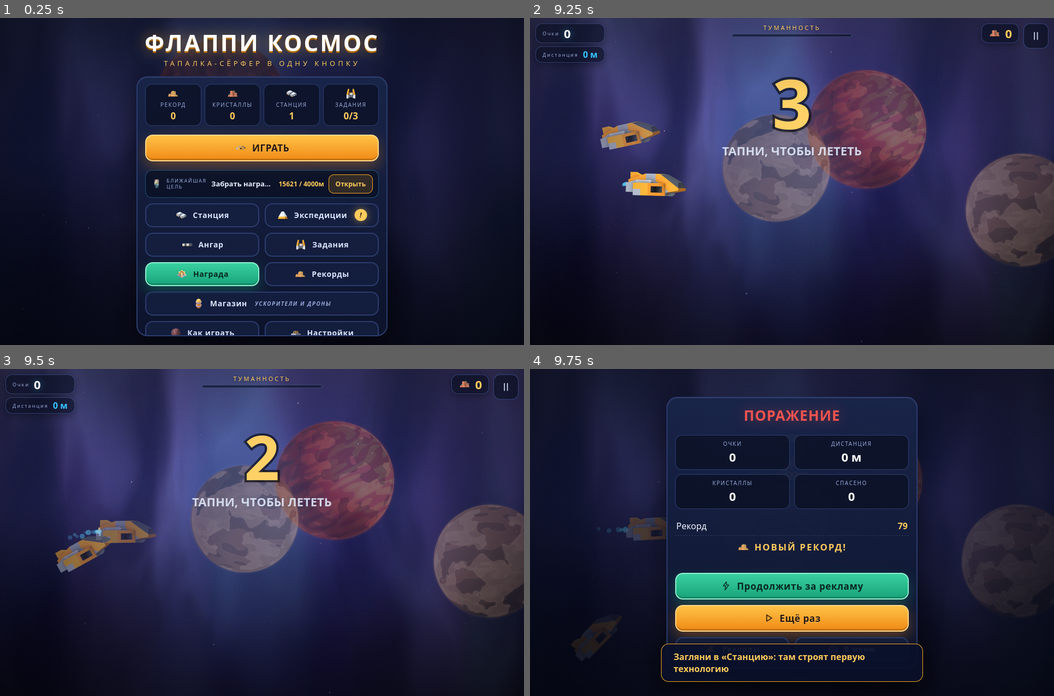
Above: before the commit, frames 1-4 (two rows, left to right).
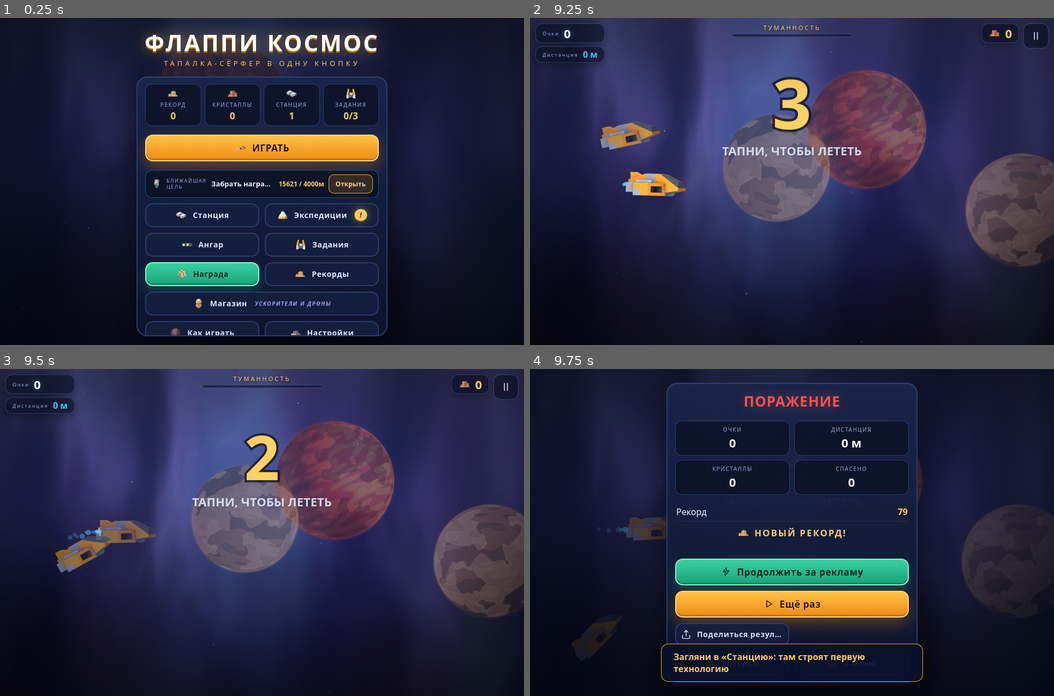
Above: after the commit, the same moments.

Repository: wizzleforgegames/flappy-space
Game: browser game, page index.html
Two runs of this game, one before a commit and one after it. Both use one fixed random seed, a clock stepped at 60 frames per second and the inputs below.
Inputs (mouse positions are in pixels of both pictures, inside the frame that each line leads up to):
- Up to frame 1 (0.25 s): no input
- Up to frame 2 (9.25 s): click "ИГРАТЬ" at 0.27 s; hold Down 1.03-1.3 s; click (792, 214) at 1.07 s; tap Space every 0.5 s from 1.1 to 9.1 s; hold Left 1.35-1.92 s; click (687, 148) at 1.67 s; hold Up 1.97-2.27 s; click (896, 132) at 2.27 s; hold Up 2.32-2.55 s; hold Left 2.6-3.03 s; click (870, 246) at 2.87 s; hold Down 3.08-3.42 s; click (661, 263) at 3.47 s; hold Down 3.47-3.73 s; hold Left 3.78-4.35 s; click (792, 116) at 4.07 s; hold Up 4.4-4.7 s; click (949, 197) at 4.67 s; hold Up 4.75-4.98 s; hold Left 5.03-5.47 s; click (634, 181) at 5.27 s; hold Down 5.52-5.85 s; click (739, 295) at 5.87 s; hold Down 5.9-6.17 s; hold Left 6.22-6.78 s; click (844, 67) at 6.47 s; hold Up 6.83-7.13 s; click (792, 214) at 7.07 s; hold Up 7.18-7.42 s; hold Left 7.47-7.9 s; click (687, 148) at 7.67 s; hold Down 7.95-8.28 s; click (896, 132) at 8.27 s; hold Down 8.33-8.6 s; hold Left 8.65-9.22 s; click (870, 246) at 8.87 s
- Up to frame 3 (9.5 s): hold Up from 9.27 s (still down); click (131, 614) at 9.47 s
- Up to frame 4 (9.75 s): release Up at 9.57 s; tap Space at 9.6 s; hold Up from 9.62 s (still down)

Frames 1-3 are identical in both runs. In frame 4, 16% of the frame differs, in the area x 26-74%, y 4-96%.

Commit message:
flappy: кнопка «Поделиться результатом» на экране поражения (Web Share + копирование ссылки)

Diff:
--- a/index.html
+++ b/index.html
@@ -32,7 +32,8 @@
 <body>
 <svg xmlns="http://www.w3.org/2000/svg" style="display:none" aria-hidden="true">
 <symbol id="g-pause" viewBox="0 0 24 24"><path d="M9 5v14M15 5v14"/></symbol>
-<symbol id="g-play" viewBox="0 0 24 24"><path d="M8 5l11 7-11 7z"/></symbol>
+<symbol id="g-share" viewBox="0 0 24 24" fill="none" stroke="currentColor" stroke-width="2" stroke-linecap="round"><path d="M12 3v11"/><path d="M8 7l4-4 4 4"/><path d="M4 14v5a2 2 0 002 2h12a2 2 0 002-2v-5"/></symbol>
+  <symbol id="g-play" viewBox="0 0 24 24"><path d="M8 5l11 7-11 7z"/></symbol>
 <symbol id="g-back" viewBox="0 0 24 24"><path d="M15 5l-7 7 7 7"/></symbol>
 <symbol id="g-home" viewBox="0 0 24 24"><path d="M4 11l8-7 8 7v8a1 1 0 0 1-1 1h-4v-6h-6v6H5a1 1 0 0 1-1-1z"/></symbol>
 <symbol id="g-gear" viewBox="0 0 24 24"><circle cx="12" cy="12" r="3.2"/><path d="M12 3v2.4M12 18.6V21M3 12h2.4M18.6 12H21M5.6 5.6l1.7 1.7M16.7 16.7l1.7 1.7M18.4 5.6l-1.7 1.7M7.3 16.7l-1.7 1.7"/></symbol>
@@ -255,6 +256,9 @@
       <button id="doubleBtn" class="btn btn-ghost"><img class="ico" src="assets/img/icons/ic_crystal.png" alt=""><span data-i18n="double">2× кристаллы за рекламу</span></button>
       <button id="retryBtn" class="btn btn-primary"><svg class="gl"><use href="#g-play"/></svg><span data-i18n="again">Ещё раз</span></button>
       <div class="btn-row">
+        <button id="shareBtn" class="btn btn-ghost"><svg class="gl"><use href="#g-share"/></svg><span data-i18n="sharebtn">Поделиться результатом</span></button>
+      </div>
+      <div class="btn-row">
         <button id="overLeaderboardBtn" class="btn btn-ghost"><img class="ico" src="assets/img/icons/ic_rank.png" alt=""><span data-i18n="leaderboard">Рекорды</span></button>
         <button id="menuBtn" class="btn btn-ghost"><svg class="gl"><use href="#g-home"/></svg><span data-i18n="menue">В меню</span></button>
       </div>
--- a/src/i18n.js
+++ b/src/i18n.js
@@ -9,7 +9,7 @@
    settings:"Настройки",back:"Назад",gotit:"Понятно",paused:"ПАУЗА",resume:"Продолжить",
    menue:"В меню",gameover:"ПОРАЖЕНИЕ",score:"Очки",dist:"Дистанция",crystals:"Кристаллы",
    rescued:"Спасено",again:"Ещё раз",newrecord:"НОВЫЙ РЕКОРД!",revive:"Продолжить за рекламу",
-   double:"2× кристаллы за рекламу",music:"Музыка",sfx:"Звуки",on:"вкл",off:"выкл",
+   double:"2× кристаллы за рекламу",sharebtn:"Поделиться результатом",sharemsg:"Мой рекорд во Флаппи Космосе",copied:"Ссылка скопирована",music:"Музыка",sfx:"Звуки",on:"вкл",off:"выкл",
    reset:"Сбросить прогресс",loading:"Загрузка…",claim:"Забрать",
    h1:"Тап / клик / пробел",h1b:"— тяга вверх, гравитация тянет вниз",
    h2:"Уворачивайся от метеоритов, спутников и обломков: пролёт вплотную даёт очки",
@@ -92,7 +92,7 @@
    settings:"Settings",back:"Back",gotit:"Got it",paused:"PAUSED",resume:"Resume",
    menue:"Menu",gameover:"GAME OVER",score:"Score",dist:"Distance",crystals:"Crystals",
    rescued:"Rescued",again:"Play again",newrecord:"NEW RECORD!",revive:"Continue (ad)",
-   double:"2× crystals (ad)",music:"Music",sfx:"Sounds",on:"on",off:"off",
+   double:"2× crystals (ad)",sharebtn:"Share your score",sharemsg:"My record in Flappy Cosmos",copied:"Link copied",music:"Music",sfx:"Sounds",on:"on",off:"off",
    reset:"Reset progress",loading:"Loading…",claim:"Claim",
    h1:"Tap / click / space",h1b:"— thrust up, gravity pulls down",
    h2:"Dodge meteors, satellites and debris: a near miss pays points",
--- a/src/ui.js
+++ b/src/ui.js
@@ -12,6 +12,13 @@
 function showScreen(id){ screens.forEach(s=>{ const n = el(s); if(!n) return; s===id ? n.classList.remove("hidden") : n.classList.add("hidden"); }); }
 function hideAllScreens(){ screens.forEach(s=>{ const n = el(s); if(n) n.classList.add("hidden"); }); }
 let toastTimer = null;
+async function shareRun(){
+  const url = "https://wizzleforgegames.github.io/flappy-space/";
+  const sc = el("goScore").textContent, ds = el("goDist").textContent;
+  const text = tr("sharemsg") + ": " + sc + " · " + ds;
+  try { if (navigator.share) { await navigator.share({ title: tr("title"), text: text + " " + url, url }); return; } } catch (e) { return; }
+  try { await navigator.clipboard.writeText(text + " " + url); toast(tr("copied")); } catch (e) { toast(url); }
+}
 function toast(msg){ const t = el("toast"); t.textContent = msg; t.classList.remove("hidden");
   clearTimeout(toastTimer); toastTimer = setTimeout(()=>t.classList.add("hidden"), 2200); }
 
@@ -1028,6 +1035,8 @@
   el("pauseMenuBtn").onclick = ()=>{ AU.play("back",.5); toMenu(); };
   el("pauseLeaderboardBtn").onclick = ()=>{ AU.play("click",.5); openLeaderboard(); };
   el("retryBtn").onclick = ()=>{ AU.play("select",.6); startPlay(); };
+  const sb = el("shareBtn");
+  if (sb) sb.onclick = ()=>{ AU.play("select",.5); shareRun(); };
   el("menuBtn").onclick = ()=>{ AU.play("back",.5); toMenu(); };
   el("overLeaderboardBtn").onclick = ()=>{ AU.play("click",.5); openLeaderboard(); };
   el("reviveBtn").onclick = async ()=>{
